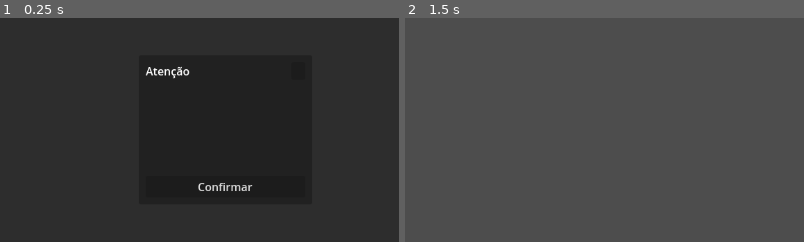
Above: before the commit, frames 1-2 (left to right).
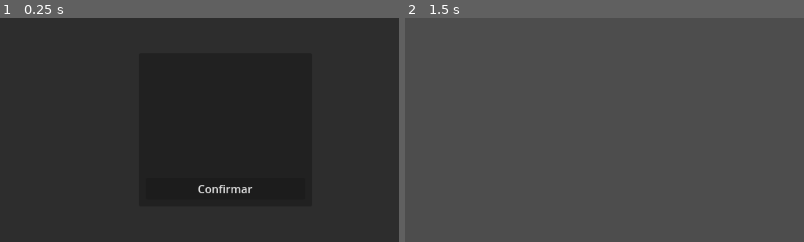
Above: after the commit, the same moments.

Repository: matheusoreis/GodOS
Game: Godot game, scene res://database/interfaces/notification/notification.tscn
Two runs of this game, one before a commit and one after it. Both use one fixed random seed, a clock stepped at 60 frames per second and the inputs below. This scene is started directly instead of the project's main scene.
Inputs (mouse positions are % of the whole screen's width and height, from its top left):
- Up to frame 1 (0.25 s): no input
- Up to frame 2 (1.5 s): click "Confirmar" at 0.5 s; tap Enter at 1.25 s; move the mouse to (72, 45) at 1.27 s; hold D (walking_right) from 1.28 s (still down); hold Page Down (zoom_in) from 1.28 s (still down); click (72, 45) at 1.42 s
The pictures show only the part of the screen within x 22-72%, y 25-75%; the shares and areas given below are measured in that part.

The runs differ from the first frame. In frame 1, 0.6% of the frame differs, in the area x 36-64%, y 21-79%; in frame 2, nothing differs.

Commit message:
Correções e nova lógica dos itens

Diff:
--- a/database/interfaces/notification/notification.tscn
+++ b/database/interfaces/notification/notification.tscn
@@ -1,7 +1,6 @@
-[gd_scene load_steps=5 format=3 uid="uid://don3s64avvg34"]
+[gd_scene load_steps=4 format=3 uid="uid://don3s64avvg34"]
 
 [ext_resource type="Script" uid="uid://b4qhaymm10l16" path="res://database/interfaces/notification/notification.gd" id="1_sskvo"]
-[ext_resource type="Script" uid="uid://dkwgs508acv18" path="res://system/interface/utils/draggable_window.gd" id="2_ltbjw"]
 
 [sub_resource type="StyleBoxFlat" id="StyleBoxFlat_61t8k"]
 bg_color = Color(0.133333, 0.133333, 0.133333, 0.74902)
@@ -37,30 +36,6 @@
 [node name="content" type="VBoxContainer" parent="panel"]
 layout_mode = 2
 
-[node name="top_bar" type="HBoxContainer" parent="panel/content"]
-custom_minimum_size = Vector2(0, 40)
-layout_mode = 2
-script = ExtResource("2_ltbjw")
-_target_node = NodePath("../../..")
-
-[node name="margin" type="MarginContainer" parent="panel/content/top_bar"]
-layout_mode = 2
-size_flags_horizontal = 3
-theme_override_constants/margin_left = 10
-theme_override_constants/margin_top = 10
-theme_override_constants/margin_right = 10
-theme_override_constants/margin_bottom = 5
-
-[node name="title" type="Label" parent="panel/content/top_bar/margin"]
-layout_mode = 2
-text = "Atenção"
-
-[node name="close" type="Button" parent="panel/content/top_bar/margin"]
-custom_minimum_size = Vector2(20, 0)
-layout_mode = 2
-size_flags_horizontal = 8
-theme_override_styles/focus = SubResource("StyleBoxEmpty_vbywh")
-
 [node name="margin" type="MarginContainer" parent="panel/content"]
 layout_mode = 2
 size_flags_vertical = 3
@@ -74,8 +49,9 @@
 theme_override_constants/separation = 20
 
 [node name="message" type="Label" parent="panel/content/margin/content"]
-custom_minimum_size = Vector2(0, 100)
+custom_minimum_size = Vector2(0, 150)
 layout_mode = 2
+size_flags_vertical = 2
 autowrap_mode = 3
 
 [node name="buttons" type="VBoxContainer" parent="panel/content/margin/content"]
@@ -87,5 +63,4 @@
 theme_override_styles/focus = SubResource("StyleBoxEmpty_vbywh")
 text = "Confirmar"
 
-[connection signal="pressed" from="panel/content/top_bar/margin/close" to="." method="_on_close_pressed"]
 [connection signal="pressed" from="panel/content/margin/content/buttons/confirm" to="." method="_on_confirm_pressed"]
--- a/database/interfaces/sign_in/sign_in.gd
+++ b/database/interfaces/sign_in/sign_in.gd
@@ -160,3 +160,4 @@
 @rpc("authority", "call_local")
 func _on_sign_up_failed(messages: Array[String]) -> void:
 	ShowNotification.show(messages)
+	_reset_ui()
--- a/project.godot
+++ b/project.godot
@@ -11,7 +11,7 @@
 [application]
 
 config/name="GodOS"
-run/main_scene="uid://d18ldc2cod1aq"
+run/main_scene="uid://cxql1pmajkdn5"
 config/features=PackedStringArray("4.4", "Mobile")
 config/icon="res://icon.svg"
 
--- a/system/interface/utils/show_notification.gd
+++ b/system/interface/utils/show_notification.gd
@@ -3,7 +3,7 @@
 
 func show(messages: Array) -> void:
 	var notification_scene := load(
-		"res://interface/scenes/notification/notification.tscn"
+		"res://database/interfaces/notification/notification.tscn"
 	) as PackedScene
 
 	var notification_instance: NotificationUI = notification_scene.instantiate()
--- a/system/item/armor/armor.gd
+++ b/system/item/armor/armor.gd
@@ -1,2 +1,5 @@
 class_name Armor
 extends Item
+
+@export_group("Variables")
+@export var defense: int
--- a/system/item/armor/armor.tscn
+++ /dev/null
@@ -1,7 +0,0 @@
-[gd_scene load_steps=3 format=3 uid="uid://cew68scjgp66g"]
-
-[ext_resource type="PackedScene" uid="uid://c2a1fpqcpmxah" path="res://system/item/item.tscn" id="1_i4om5"]
-[ext_resource type="Script" uid="uid://s8jvcibeor5n" path="res://system/item/armor/armor.gd" id="2_834rv"]
-
-[node name="Armor" instance=ExtResource("1_i4om5")]
-script = ExtResource("2_834rv")
--- a/system/item/consumable/consumable.gd
+++ b/system/item/consumable/consumable.gd
@@ -1,2 +1,9 @@
 class_name Consumable
 extends Item
+
+@export_group("Variables")
+@export var destroy_on_use: bool
+
+@export_group("Parameters")
+@export var recover_hp: int
+@export var recover_mp: int
--- a/system/item/consumable/consumable.tscn
+++ /dev/null
@@ -1,7 +0,0 @@
-[gd_scene load_steps=3 format=3 uid="uid://bxan3mtnde40y"]
-
-[ext_resource type="PackedScene" uid="uid://c2a1fpqcpmxah" path="res://system/item/item.tscn" id="1_g2yok"]
-[ext_resource type="Script" uid="uid://l83saqaldlgr" path="res://system/item/consumable/consumable.gd" id="2_gppn2"]
-
-[node name="Consumable" instance=ExtResource("1_g2yok")]
-script = ExtResource("2_gppn2")
--- a/system/item/item.gd
+++ b/system/item/item.gd
@@ -1,10 +1,10 @@
 class_name Item
-extends Node2D
+extends Resource
 
 @export_group("Components")
-@export var _sprite: Sprite2D
+@export var sprite: Texture2D
 
 @export_group("Variables")
-@export var _name: String
-@export var _description: String
-@export var _price: int
+@export var name: String
+@export var description: String
+@export var price: int
--- a/system/item/item.tscn
+++ /dev/null
@@ -1,9 +0,0 @@
-[gd_scene load_steps=2 format=3 uid="uid://c2a1fpqcpmxah"]
-
-[ext_resource type="Script" uid="uid://bi7orgwta7vex" path="res://system/item/item.gd" id="1_3esiu"]
-
-[node name="Item" type="Node2D" node_paths=PackedStringArray("_sprite")]
-script = ExtResource("1_3esiu")
-_sprite = NodePath("Sprite")
-
-[node name="Sprite" type="Sprite2D" parent="."]
--- a/system/item/weapons/weapons.gd
+++ b/system/item/weapons/weapons.gd
@@ -1,2 +1,5 @@
 class_name Weapons
 extends Item
+
+@export_group("Variables")
+@export var damage: int
--- a/system/item/weapons/weapons.tscn
+++ /dev/null
@@ -1,7 +0,0 @@
-[gd_scene load_steps=3 format=3 uid="uid://tetl3eatynfp"]
-
-[ext_resource type="PackedScene" uid="uid://c2a1fpqcpmxah" path="res://system/item/item.tscn" id="1_q2tsy"]
-[ext_resource type="Script" uid="uid://b5utl73om8laf" path="res://system/item/weapons/weapons.gd" id="2_rxdmb"]
-
-[node name="Weapons" instance=ExtResource("1_q2tsy")]
-script = ExtResource("2_rxdmb")
Not shown: 1 places in main.tscn that only renumber resources
